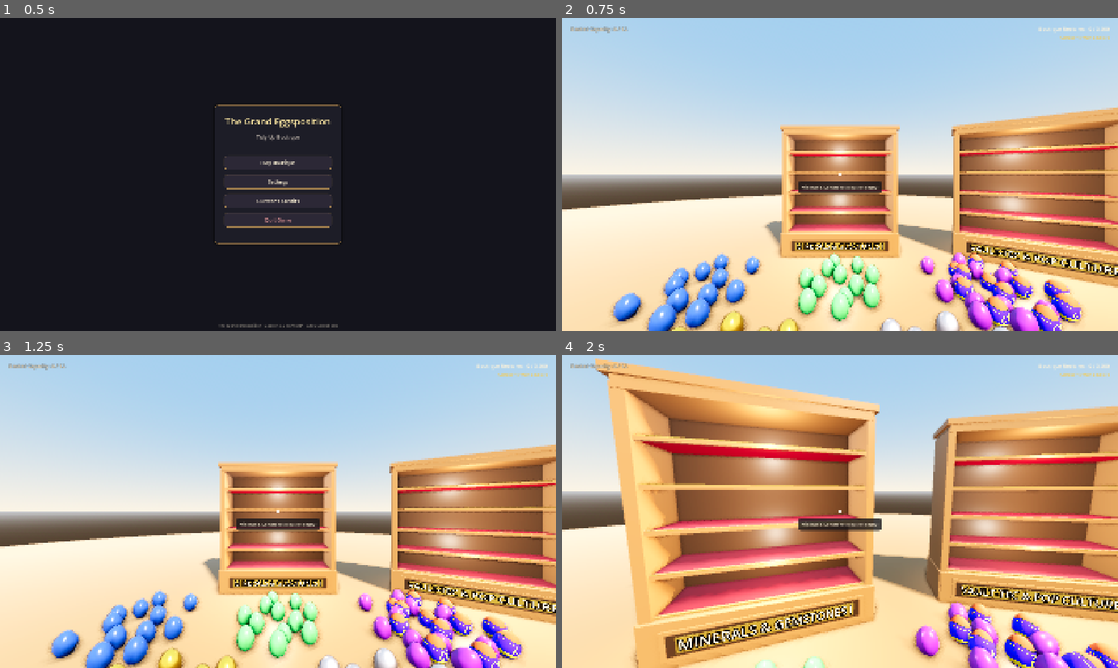
Above: before the commit, frames 1-4 (two rows, left to right).
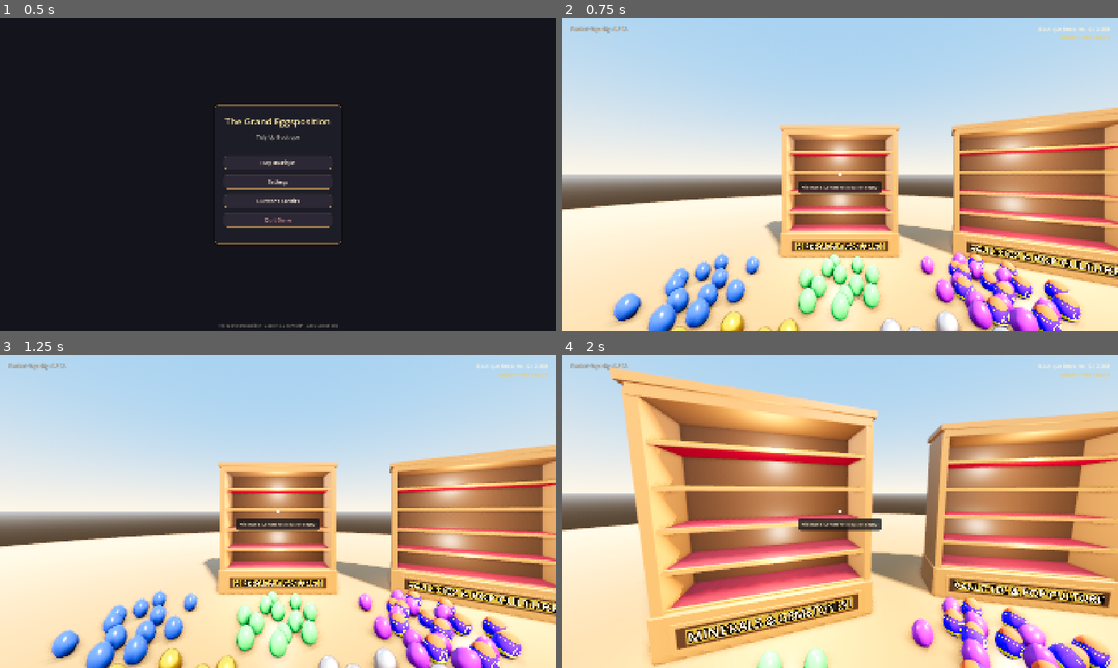
Above: after the commit, the same moments.

Repository: JS-Marinn/the-grand-eggsposition
Game: Godot game, scene res://scenes/ui/main_menu.tscn
Two runs of this game, one before a commit and one after it. Both use one fixed random seed, a clock stepped at 60 frames per second and the inputs below.
Inputs (mouse positions are in pixels of both pictures, inside the frame that each line leads up to):
- Up to frame 1 (0.5 s): no input
- Up to frame 2 (0.75 s): click "Play Boutique" at 0.5 s
- Up to frame 3 (1.25 s): no input
- Up to frame 4 (2 s): tap Enter at 1.25 s; move the mouse to (867, 511) at 1.27 s; hold W (move_forward) from 1.28 s (still down); hold Shift (sprint) from 1.28 s (still down); click (867, 511) at 1.42 s; tap Space at 1.52, 1.82 s

Frame 1 is identical in both runs. In frame 2, 3.0% of the frame differs, in the area x 1-100%, y 34-100%; in frame 3, 2.8%; in frame 4, 36%, in the area x 0-100%, y 1-100%.

Commit message:
perf(engine): enable physics interpolation, crisp 4x MSAA, and fluid player kinematics

Diff:
--- a/project.godot
+++ b/project.godot
@@ -95,9 +95,14 @@
 
 locale/translations=PackedStringArray("res://localization/translations.en.translation", "res://localization/translations.es.translation")
 
+[physics]
+
+common/physics_interpolation=true
+
 [rendering]
 
 lights_and_shadows/positional_shadow/soft_shadow_filter_quality=3
-anti_aliasing/quality/msaa_3d=2
-anti_aliasing/quality/screen_space_aa=1
-anti_aliasing/quality/use_taa=true
+lights_and_shadows/directional_shadow/soft_shadow_filter_quality=3
+anti_aliasing/quality/msaa_3d=3
+anti_aliasing/quality/screen_space_aa=0
+anti_aliasing/quality/use_taa=false
--- a/scenes/main/game.tscn
+++ b/scenes/main/game.tscn
@@ -20,11 +20,16 @@
 sky = SubResource("Sky_atrium")
 ambient_light_source = 3
 ambient_light_color = Color(0.95, 0.88, 0.78, 1)
-ambient_light_energy = 0.8
+ambient_light_energy = 0.85
 tonemap_mode = 3
+tonemap_exposure = 1.05
 ssao_enabled = true
+ssao_radius = 1.2
+ssao_intensity = 1.3
+ssao_power = 1.5
 glow_enabled = true
-glow_intensity = 0.2
+glow_intensity = 0.15
+glow_bloom = 0.04
 
 [sub_resource type="StandardMaterial3D" id="StandardMaterial3D_floor"]
 albedo_color = Color(0.55, 0.38, 0.22, 1)
--- a/scripts/player/player_controller.gd
+++ b/scripts/player/player_controller.gd
@@ -26,9 +26,21 @@
 const DASH_DURATION: float = 0.22
 const DASH_SPEED: float = 4.0 / 0.22 # ~18.18 m/s
 
+# Fluid kinematics & camera smoothing
+var _target_yaw: float = 0.0
+var _target_pitch: float = 0.0
+var _base_cam_y: float = 1.70
+var _bob_phase: float = 0.0
+const ACCELERATION: float = 14.0
+const DECELERATION: float = 11.0
+
 func _ready() -> void:
 	_setup_camera_and_raycast()
 	Input.mouse_mode = Input.MOUSE_MODE_CAPTURED
+	_target_yaw = rotation.y
+	_target_pitch = camera.rotation.x if camera else 0.0
+	if camera:
+		_base_cam_y = camera.position.y
 
 func _setup_camera_and_raycast() -> void:
 	camera = get_node_or_null("Camera3D")
@@ -79,10 +91,8 @@
 		var should_rotate: bool = (Input.mouse_mode == Input.MOUSE_MODE_CAPTURED) or (event.button_mask & MOUSE_BUTTON_MASK_RIGHT != 0)
 		if should_rotate:
 			var sens: float = _get_sensitivity()
-			rotate_y(-event.relative.x * sens)
-			camera_pitch = clampf(camera_pitch - event.relative.y * sens, -deg_to_rad(85), deg_to_rad(85))
-			if camera:
-				camera.rotation.x = camera_pitch
+			_target_yaw -= event.relative.x * sens
+			_target_pitch = clampf(_target_pitch - event.relative.y * sens, -deg_to_rad(85), deg_to_rad(85))
 
 	if event.is_action_pressed("open_journal"):
 		var journal = get_tree().root.find_child("JournalMenu", true, false)
@@ -118,6 +128,73 @@
 
 	if event.is_action_pressed("interact_primary") and Input.mouse_mode == Input.MOUSE_MODE_CAPTURED:
 		_handle_interaction()
+
+func _process(delta: float) -> void:
+	_handle_smooth_look(delta)
+	_handle_camera_dynamics(delta)
+
+## High-frequency, sub-pixel camera rotation running at full display refresh rate (144Hz+)
+func _handle_smooth_look(delta: float) -> void:
+	var look_input: Vector2 = Vector2.ZERO
+	if Input.is_physical_key_pressed(KEY_RIGHT) or Input.is_action_pressed("ui_right"):
+		look_input.x += 1.0
+	if Input.is_physical_key_pressed(KEY_LEFT) or Input.is_action_pressed("ui_left"):
+		look_input.x -= 1.0
+	if Input.is_physical_key_pressed(KEY_UP) or Input.is_action_pressed("ui_up"):
+		look_input.y -= 1.0
+	if Input.is_physical_key_pressed(KEY_DOWN) or Input.is_action_pressed("ui_down"):
+		look_input.y += 1.0
+
+	var stick_x: float = Input.get_joy_axis(0, JOY_AXIS_RIGHT_X)
+	var stick_y: float = Input.get_joy_axis(0, JOY_AXIS_RIGHT_Y)
+	if absf(stick_x) > 0.15:
+		look_input.x += stick_x
+	if absf(stick_y) > 0.15:
+		look_input.y += stick_y
+
+	if look_input != Vector2.ZERO:
+		_target_yaw -= look_input.x * key_look_speed * delta
+		_target_pitch = clampf(_target_pitch - look_input.y * key_look_speed * delta, -deg_to_rad(85), deg_to_rad(85))
+
+	var rot_speed: float = clampf(delta * 42.0, 0.0, 1.0)
+	rotation.y = lerp_angle(rotation.y, _target_yaw, rot_speed)
+	camera_pitch = lerpf(camera_pitch, _target_pitch, rot_speed)
+	if camera:
+		camera.rotation.x = camera_pitch
+
+## Subtle, organic camera kinematics: gentle strafe lean, dynamic FOV, and natural walking head bob
+func _handle_camera_dynamics(delta: float) -> void:
+	if not camera:
+		return
+
+	# 1. Subtle camera roll / strafe lean (1.0 degree)
+	var input_dir: Vector2 = Input.get_vector("move_left", "move_right", "move_forward", "move_backward")
+	var target_roll: float = -input_dir.x * deg_to_rad(1.0)
+	camera.rotation.z = lerpf(camera.rotation.z, target_roll, delta * 8.0)
+
+	# 2. Dynamic FOV based on movement speed
+	var sm = get_node_or_null("/root/SettingsManager")
+	var base_fov: float = sm.fov if (sm and "fov" in sm) else 75.0
+	var target_fov: float = base_fov
+	if is_dashing:
+		target_fov += 8.0
+	elif Input.is_action_pressed("sprint") and input_dir != Vector2.ZERO:
+		target_fov += 3.5
+	camera.fov = lerpf(camera.fov, target_fov, delta * 7.0)
+
+	# 3. Organic walking head-bob
+	var horizontal_speed: float = Vector2(velocity.x, velocity.z).length()
+	if is_on_floor() and horizontal_speed > 0.4:
+		var bob_rate: float = 10.0 if Input.is_action_pressed("sprint") else 7.2
+		_bob_phase += delta * bob_rate
+		var bob_y: float = sin(_bob_phase) * 0.018
+		var bob_x: float = cos(_bob_phase * 0.5) * 0.009
+		camera.position.y = lerpf(camera.position.y, _base_cam_y + bob_y, delta * 12.0)
+		camera.position.x = lerpf(camera.position.x, bob_x, delta * 12.0)
+	else:
+		_bob_phase = 0.0
+		camera.position.y = lerpf(camera.position.y, _base_cam_y, delta * 8.0)
+		camera.position.x = lerpf(camera.position.x, 0.0, delta * 8.0)
 
 func _physics_process(delta: float) -> void:
 	if space_double_tap_timer > 0.0:
@@ -132,7 +209,6 @@
 			is_dashing = false
 
 	_handle_movement(delta)
-	_handle_keyboard_gamepad_look(delta)
 	_update_raycast_hover()
 	_handle_hold_interaction(delta)
 
@@ -147,7 +223,7 @@
 	else:
 		interact_hold_timer = 0.0
 
-func _handle_movement(_delta: float) -> void:
+func _handle_movement(delta: float) -> void:
 	if is_dashing:
 		velocity.x = _dash_dir.x * DASH_SPEED
 		velocity.z = _dash_dir.z * DASH_SPEED
@@ -160,52 +236,21 @@
 
 	var is_sprinting: bool = Input.is_action_pressed("sprint")
 	var speed: float = sprint_speed if is_sprinting else move_speed
-
-	# Apply swift stride skill speed multiplier
 	speed *= ProgressManager.get_swift_stride_multiplier()
 
-	if direction:
-		velocity.x = direction.x * speed
-		velocity.z = direction.z * speed
-	else:
-		velocity.x = move_toward(velocity.x, 0, speed)
-		velocity.z = move_toward(velocity.z, 0, speed)
+	# Smooth acceleration and deceleration for tactile weight
+	var target_vel: Vector3 = direction * speed
+	var accel: float = ACCELERATION if direction != Vector3.ZERO else DECELERATION
+	velocity.x = lerpf(velocity.x, target_vel.x, accel * delta)
+	velocity.z = lerpf(velocity.z, target_vel.z, accel * delta)
 
 	# Apply simple gravity if not on floor
 	if not is_on_floor():
-		velocity.y -= 9.8 * _delta
+		velocity.y -= 9.8 * delta
 	else:
 		velocity.y = 0.0
 
 	move_and_slide()
-
-## Smooth camera rotation via Arrow keys and Gamepad Right Stick
-func _handle_keyboard_gamepad_look(delta: float) -> void:
-	var look_input: Vector2 = Vector2.ZERO
-
-	# Arrow keys look
-	if Input.is_physical_key_pressed(KEY_RIGHT) or Input.is_action_pressed("ui_right"):
-		look_input.x += 1.0
-	if Input.is_physical_key_pressed(KEY_LEFT) or Input.is_action_pressed("ui_left"):
-		look_input.x -= 1.0
-	if Input.is_physical_key_pressed(KEY_UP) or Input.is_action_pressed("ui_up"):
-		look_input.y -= 1.0
-	if Input.is_physical_key_pressed(KEY_DOWN) or Input.is_action_pressed("ui_down"):
-		look_input.y += 1.0
-
-	# Gamepad right analog stick
-	var stick_x: float = Input.get_joy_axis(0, JOY_AXIS_RIGHT_X)
-	var stick_y: float = Input.get_joy_axis(0, JOY_AXIS_RIGHT_Y)
-	if absf(stick_x) > 0.15:
-		look_input.x += stick_x
-	if absf(stick_y) > 0.15:
-		look_input.y += stick_y
-
-	if look_input != Vector2.ZERO:
-		rotate_y(-look_input.x * key_look_speed * delta)
-		camera_pitch = clampf(camera_pitch - look_input.y * key_look_speed * delta, -deg_to_rad(85), deg_to_rad(85))
-		if camera:
-			camera.rotation.x = camera_pitch
 
 func _update_raycast_hover() -> void:
 	if not raycast:
Not shown, added: tools/verify_project.gd.uid
